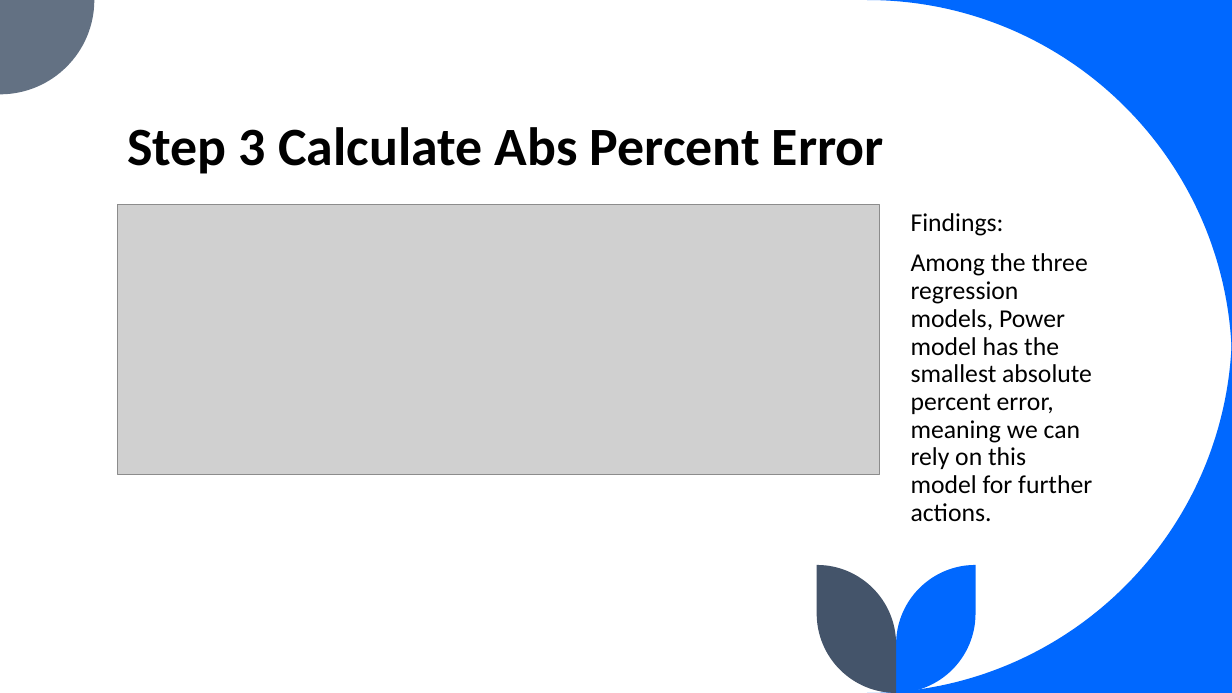
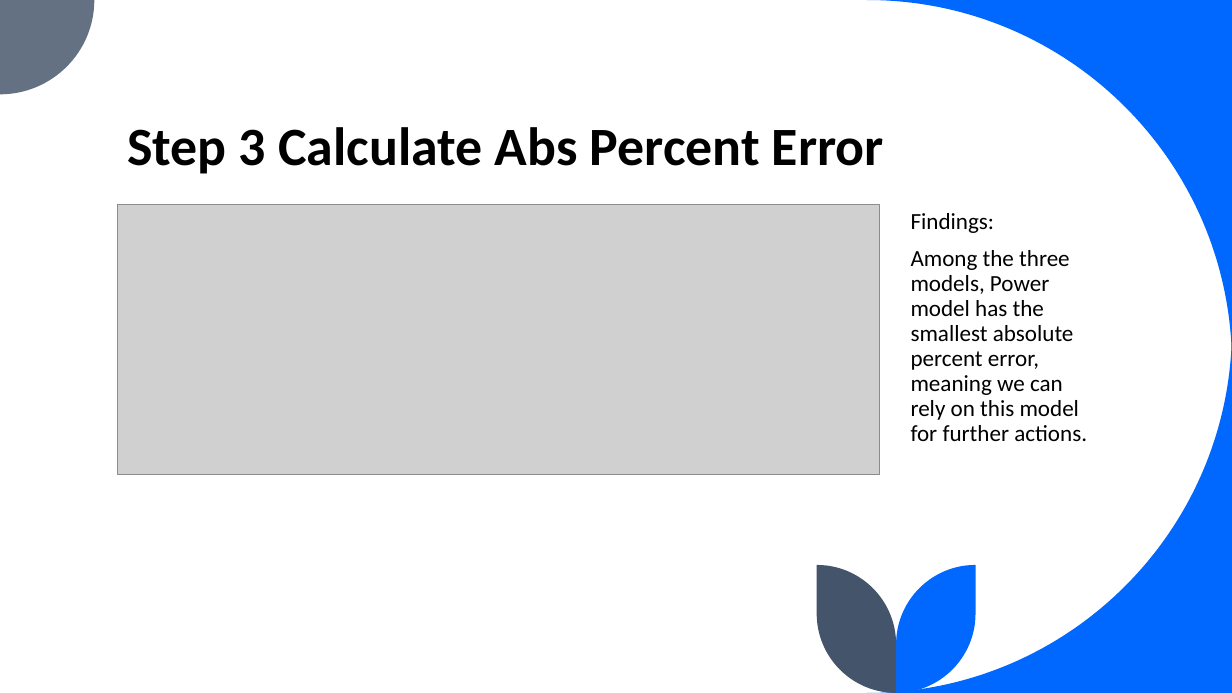
Before and after one commit to leiliu7/Data-Analytics-Data-Science-Portfolio, a slide deck: slide 6 of Smart pricing using Excel/Maximizing Profitability Through Smart Pricing Presentation.pptx. Drawn at 1232x693 pixels with LibreOffice and Linux fonts; fonts in the diff are those of the drawing; grey boxes stand for pictures. Boxes give left, top, right and bottom in pixels: in the first picture for what was removed or moved away, otherwise in the second. Text is boxed around its words. In the diff, an @@ line names an element or a change of style, - is before the commit and + after.

```diff
--- a/Smart pricing using Excel/Maximizing Profitability Through Smart Pricing Presentation.pptx
+++ b/Smart pricing using Excel/Maximizing Profitability Through Smart Pricing Presentation.pptx
@@ text at [911,213,995,233]: size 20 to 18 pt in "Findings:" @@
@@ text at [911,250,1087,441]: text changed; size 20 to 18 pt @@
-Among the three regression models, Power model has the smallest absolute percent error, meaning we can rely on this model for further actions.
+Among the three models, Power model has the smallest absolute percent error, meaning we can rely on this model for further actions.
```
Also in this commit, not shown: 6 other slides changed.
